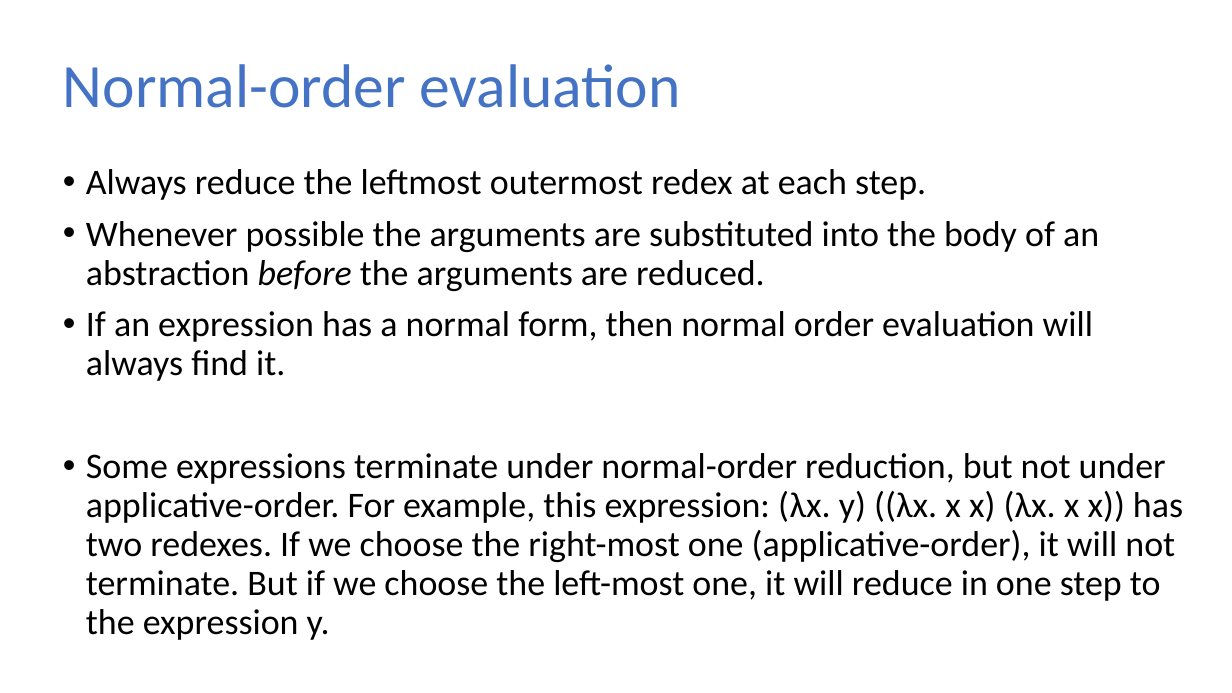
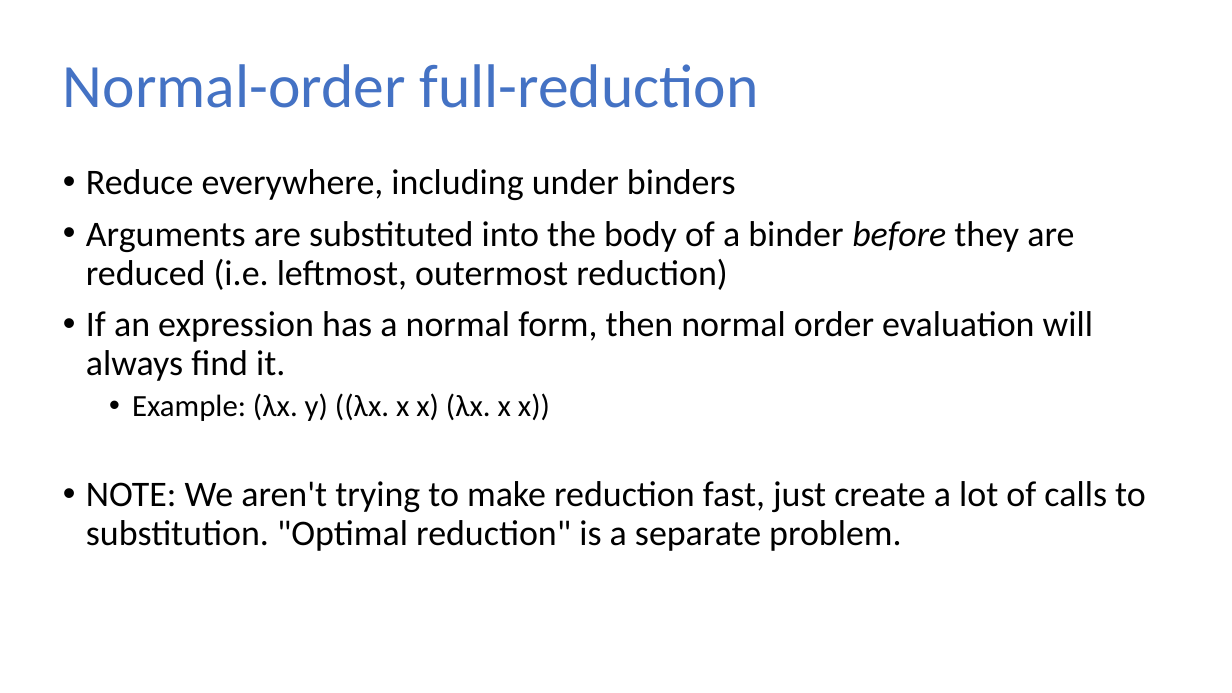
Before and after one commit to sweirich/lambda-n-ways, a slide deck: slide 24 of plclub-2021.pptx (slide 22 before the commit). Drawn at 1232x693 pixels with LibreOffice and Linux fonts; fonts in the diff are those of the drawing. Boxes give left, top, right and bottom in pixels: in the first picture for what was removed or moved away, otherwise in the second. Text is boxed around its words. In the diff, an @@ line names an element or a change of style, - is before the commit and + after.

```diff
--- a/plclub-2021.pptx
+++ b/plclub-2021.pptx
@@ title at [63,64,759,108]: text changed @@
-Normal-order evaluation
+Normal-order full-reduction
@@ text at [86,169,1074,290]: text changed @@
-• Always reduce the leftmost outermost redex at each step.
-• Whenever possible the arguments are substituted into the body of an abstraction before the arguments are reduced.
+• Reduce everywhere, including under binders
+• Arguments are substituted into the body of a binder before they are reduced (i.e. leftmost, outermost reduction)
@@ text at [86,393,1146,551]: text changed @@
-• Some expressions terminate under normal-order reduction, but not under applicative-order. For example, this expression: (λx. y) ((λx. x x) (λx. x x)) has two redexes. If we choose the right-most one (applicative-order), it will not terminate. But if we choose the left-most one, it will reduce in one step to the expression y.
+  • Example: (λx. y) ((λx. x x) (λx. x x))
+• NOTE: We aren't trying to make reduction fast, just create a lot of calls to substitution. "Optimal reduction" is a separate problem.
```
Also in this commit, not shown: 9 other slides changed, 14 slides added, 24 other files.
